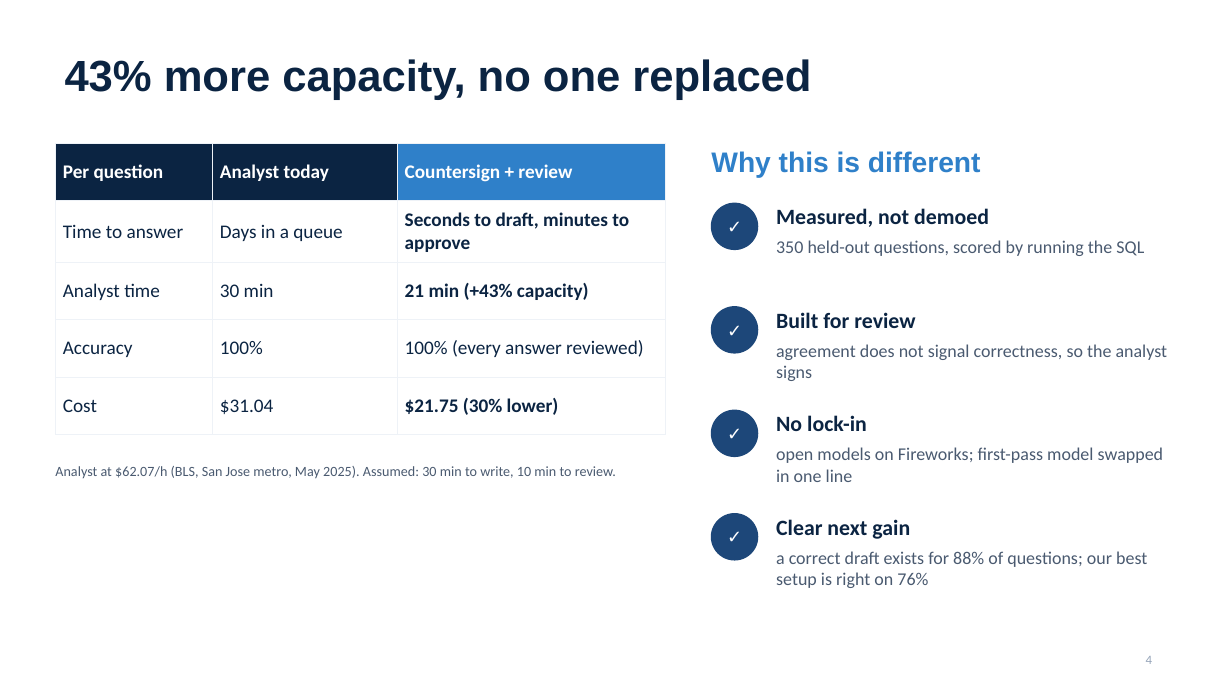
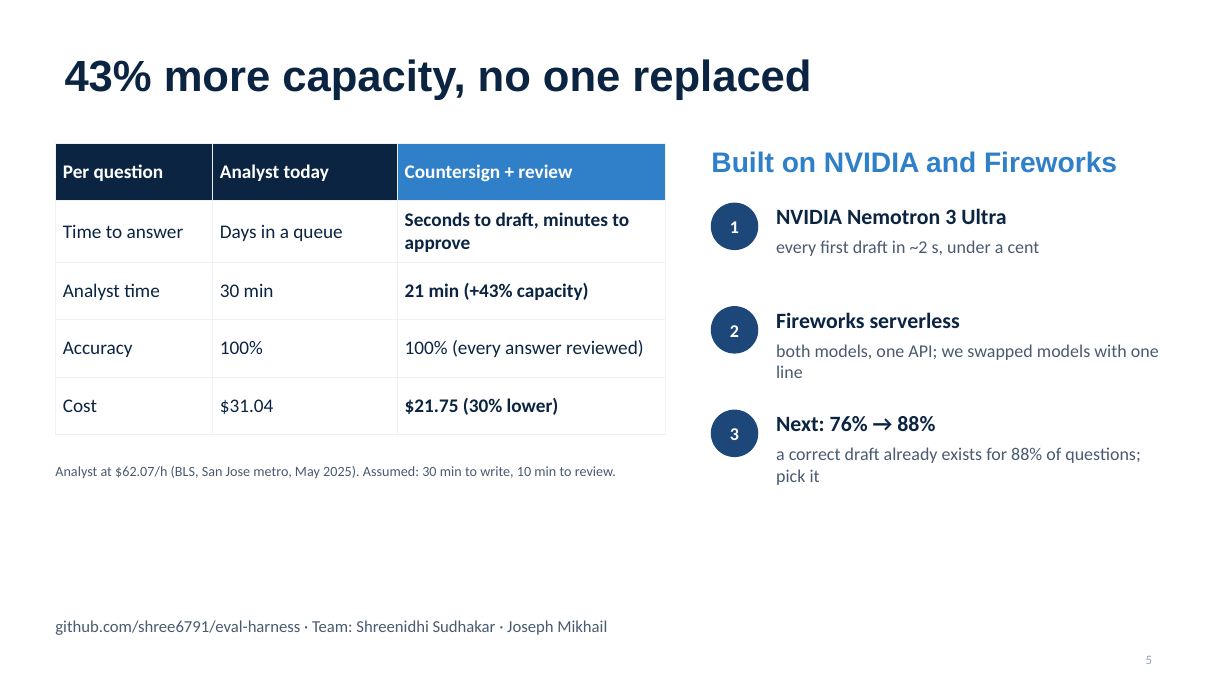
Before and after one commit to shree6791/eval-harness, a slide deck: slide 5 of presentation/Countersign.pptx (slide 4 before the commit). Drawn at 1232x693 pixels with LibreOffice and Linux fonts; fonts in the diff are those of the drawing. Boxes give left, top, right and bottom in pixels: in the first picture for what was removed or moved away, otherwise in the second. Text is boxed around its words. In the diff, an @@ line names an element or a change of style, - is before the commit and + after.

```diff
--- a/presentation/Countersign.pptx
+++ b/presentation/Countersign.pptx
@@ text at (711, 151, 1117, 173): text changed @@
-Why this is different
+Built on NVIDIA and Fireworks
@@ text at (776, 208, 1006, 224): text changed @@
-Measured, not demoed
+NVIDIA Nemotron 3 Ultra
@@ text at (730, 221, 739, 233): text changed @@
-✓
+1
@@ text at (776, 240, 1040, 256): text changed @@
-350 held-out questions, scored by running the SQL
+every first draft in ~2 s, under a cent
@@ text at (730, 325, 739, 337): text changed @@
-✓
+2
@@ text at (776, 312, 960, 328): text changed @@
-Built for review
+Fireworks serverless
@@ text at (776, 344, 1159, 378): text changed @@
-agreement does not signal correctness, so the analyst signs
+both models, one API; we swapped models with one line
@@ text at (776, 416, 935, 432): text changed @@
-No lock-in
+Next: 76% → 88%
@@ text at (730, 428, 739, 440): text changed @@
-✓
+3
@@ text at (776, 447, 1140, 485): text changed @@
-open models on Fireworks; first-pass model swapped in one line
+a correct draft already exists for 88% of questions; pick it
@@ ellipse removed at (712, 514, 758, 560) @@
@@ text removed at (712, 514, 758, 560) @@
-✓
@@ text removed at (776, 519, 910, 539) @@
-Clear next gain
@@ text removed at (776, 551, 1147, 588) @@
-a correct draft exists for 88% of questions; our best setup is right on 76%
@@ text added at (55, 620, 607, 635), 13 pt, text #4A5A70 @@
+github.com/shree6791/eval-harness · Team: Shreenidhi Sudhakar · Joseph Mikhail
@@ page number at (1146, 656, 1152, 664): text changed @@
-4
+5
```
Also in this commit, not shown: 1 other slide changed, 1 slide added, 1 slide removed, 2 other files.
